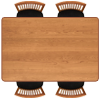
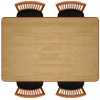
Comparing the layer stacks of the two 100x100 images. Changes:
added layer "Layer 6" above "Layer 5" over box(2, 18, 98, 81)
